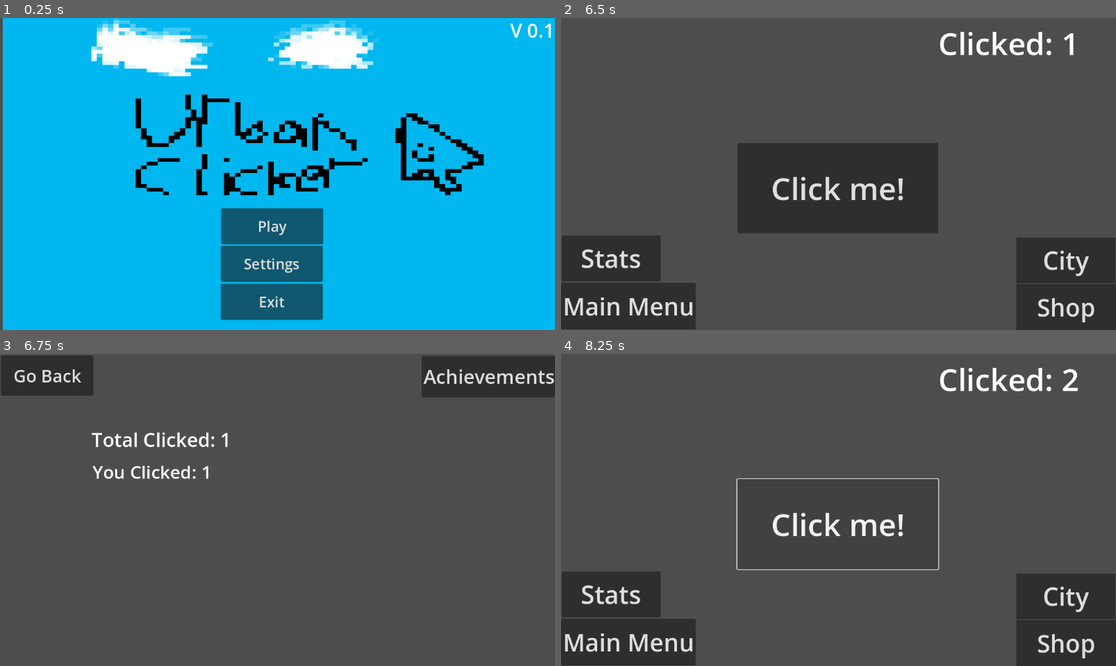
Above: before the commit, frames 1-4 (two rows, left to right).
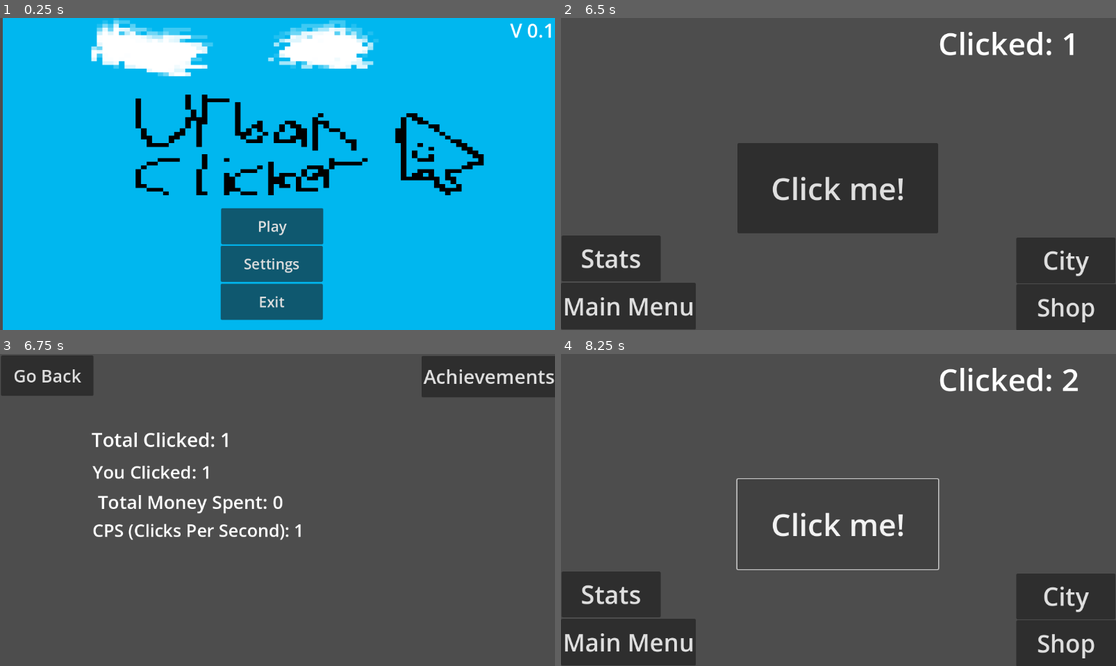
Above: after the commit, the same moments.

Repository: NotTacos2/interface-clicker
Game: Godot game, scene res://mainmenu.tscn
Two runs of this game, one before a commit and one after it. Both use one fixed random seed, a clock stepped at 60 frames per second and the inputs below.
Inputs:
- Up to frame 1 (0.25 s): no input
- Up to frame 2 (6.5 s): click "Settings" at 0.5 s; click "Reset Save" at 1.25 s; click "Play" at 2 s; click "Click me!" at 2.75 s; click "Shop" at 3.5 s; click "Go Back" at 4.25 s; click "City" at 5 s; click "Go Back" at 5.75 s
- Up to frame 3 (6.75 s): click "Stats" at 6.5 s
- Up to frame 4 (8.25 s): click "Go Back" at 7.25 s; click "Click me!" at 8 s

Frames 1-2 are identical in both runs. In frame 3, 1.2% of the frame differs, in the area x 16-55%, y 45-60%; in frame 4, nothing differs.

Commit message:
recording src

Diff:
--- a/cities.gd
+++ b/cities.gd
@@ -6,6 +6,7 @@
 var gain = 0
 var loss = 0
 var amount = 0
+var stock = 0
 
 # Called when the node enters the scene tree for the first time.
 func _ready() -> void:
@@ -20,6 +21,7 @@
 		profit = config.get_value("player", "profit")
 		gain = config.get_value("player", "profittotal")
 		loss = config.get_value("player", "profitloss")
+		stock = config.get_value("player", "stock")
 	$Label2.text = "Buildings profit: " + str(profit);
 	if city == 1:
 		$Label.visible = false
@@ -28,15 +30,20 @@
 		$Button.visible = true
 		$Button.pressed.connect(_collectmoney)
 		$Timer.timeout.connect(_giveprofit)
+	if stock == 1:
+		$Stock.visible = true
 
 func _goback():
 	get_tree().change_scene_to_file("res://control.tscn")
 
 func _giveprofit():
 	var random_float = randf()
-	if random_float < 0.9:
+	if random_float < 0.99:
 		profit += 1
 		gain += 1
+		if stock == 1:
+			profit += 1
+			gain += 1
 	elif random_float < 0.95:
 		profit -= 2
 		loss += 2
--- a/citymanage.gd
+++ b/citymanage.gd
@@ -3,6 +3,7 @@
 var config = ConfigFile.new()
 var city = 0
 var amount = 0
+var spent = 0
 
 # Called when the node enters the scene tree for the first time.
 func _ready() -> void:
@@ -10,11 +11,15 @@
 	if save == OK:
 		city = config.get_value("player", "city")
 		amount = config.get_value("player", "score")
+		spent = config.get_value("player", "totalspent")
+
+	$Label2.text = "Clicked: " + str(amount)
 	$Button.pressed.connect(_goback)
 	$Button2.pressed.connect(_sellbuilding)
 	$Button3.visible = false
 	if city == 1:
 		$Button3.visible = true
+		$Button3.pressed.connect(_buystock)
 
 func _goback():
 	get_tree().change_scene_to_file("res://shop.tscn")
@@ -33,7 +38,9 @@
 		$Button4.text = "You don't have any money to buy this"
 		return
 	amount -= 100
+	spent += 100
 	config.set_value("player", "score", amount)
-	config.set_value("player", "city", 2)
+	config.set_value("player", "totalspent", spent)
+	config.set_value("player", "stock", 1)
 	config.save("user://clicker.cfg")
-	$Label2.text = "Clicks: " + str(amount)
+	$Label2.text = "Clicked: " + str(amount)
--- a/control.gd
+++ b/control.gd
@@ -5,6 +5,7 @@
 var item = 0
 var robot = 0
 var clicked = 0
+var cps = 0
 var onetime = false
 
 # Called when the node enters the scene tree for the first time.
@@ -23,7 +24,6 @@
 		totalamount = config.get_value("player", "totalscore")
 		clicked = config.get_value("player", "clicked")
 		onetime = config.get_value("player", "onetime")
-
 
 	if robot == 1:
 		$Timer.timeout.connect(_addpointforrobot)
@@ -53,16 +53,21 @@
 	amount += 1
 	totalamount += 1
 	clicked += 1
+	cps += 1
 	if item == 1:
 		amount += 1
 		totalamount += 1
 	if item == 2:
 		amount += 2
 		totalamount += 2
+	if $Timer2.timeout:
+		cps += 0
+		print("work")
 	$Label2.text = "Clicked: " + str(amount);
 	config.set_value("player", "score", amount)
 	config.set_value("player", "totalscore", totalamount)
 	config.set_value("player", "clicked", clicked)
+	config.set_value("player", "cps", cps)
 	if clicked >= 30:
 		if onetime == false: # IDK HOW ELSE TO FIX IT
 			config.set_value("player", "1000achievement", true)
--- a/control.tscn
+++ b/control.tscn
@@ -75,3 +75,6 @@
 offset_bottom = 140.0
 theme_override_font_sizes/font_size = 20
 text = "You have unlocked a new achievement."
+
+[node name="Timer2" type="Timer" parent="."]
+autostart = true
--- a/settings.gd
+++ b/settings.gd
@@ -18,6 +18,8 @@
 	config.set_value("player", "profit", 0)
 	config.set_value("player", "totalscore", 0)
 	config.set_value("player", "totalspent", 0)
+	config.set_value("player", "cps", 0)
+	config.set_value("player", "stock", 0)
 	config.set_value("player", "clicked", 0)
 	config.set_value("player", "profittotal", 0)
 	config.set_value("player", "profitloss", 0)
--- a/shop.gd
+++ b/shop.gd
@@ -5,6 +5,8 @@
 var item = 0
 var robot = 0
 var city = 0
+var spent = 0
+var stock = 0
 
 # Called when the node enters the scene tree for the first time.
 func _ready() -> void:
@@ -14,13 +16,15 @@
 		item = config.get_value("player", "golditem")
 		robot = config.get_value("player", "robot")
 		city = config.get_value("player", "city")
+		spent = config.get_value("player", "totalspent")
+		stock = config.get_value("player", "stock")
 	if item >= 1:
 		$Button2.text = "Golden Clicker V2
 		                 (40 Clicks)"
 	if robot >= 1:
 		$Button3.text = "Upgrade Robot
 		                 (60 Clicks)"
-	if city >= 1:
+	if city == 1 || stock == 1:
 		$Button4.text = "Manage Buildings"
 	$Button.pressed.connect(_goback)
 	$Button2.pressed.connect(_buygolden)
@@ -50,9 +54,12 @@
 		return
 	if item == 1:
 		amount -= 40
+		spent += 40
 	else:
 		amount -= 20
+		spent += 20
 	config.set_value("player", "score", amount)
+	config.set_value("player", "totalspent", spent)
 	if item == 1:
 		config.set_value("player", "golditem", 2)
 	else:
@@ -74,6 +81,8 @@
 		$Button4.text = "You already have this"
 		return
 	amount -= 60
+	spent += 60
+	config.set_value("player", "totalspent", spent)
 	config.set_value("player", "score", amount)
 	config.set_value("player", "city", 1)
 	config.save("user://clicker.cfg")
@@ -98,9 +107,12 @@
 		return
 	if robot == 1:
 		amount -= 60
+		spent += 60
 	else:
 		amount -= 40
+		spent += 40
 	config.set_value("player", "score", amount)
+	config.set_value("player", "totalspent", spent)
 	if item == 1:
 		config.set_value("player", "robot", 2)
 	else:
--- a/stats.gd
+++ b/stats.gd
@@ -6,6 +6,8 @@
 var gain = 0
 var loss = 0
 var city = 0
+var spent = 0
+var cps = 0
 
 # Called when the node enters the scene tree for the first time.
 func _ready() -> void:
@@ -17,10 +19,14 @@
 		clicked = config.get_value("player", "clicked")
 		gain = config.get_value("player", "profittotal")
 		loss = config.get_value("player", "profitloss")
+		spent = config.get_value("player", "totalspent")
 		city = config.get_value("player", "city")
+		cps = config.get_value("player", "cps")
 
 	$Label.text = "Total Clicked: " + str(total)
 	$Label2.text = "You Clicked: " + str(clicked)
+	$Label5.text = "Total Money Spent: " + str(spent)
+	$Label6.text = "CPS (Clicks Per Second): " + str(cps)
 	$Label3.visible = false
 	$Label4.visible = false
 	if city == 1:
--- a/stats.tscn
+++ b/stats.tscn
@@ -40,19 +40,19 @@
 
 [node name="Label3" type="Label" parent="."]
 layout_mode = 0
-offset_left = 186.0
-offset_top = 299.0
-offset_right = 994.0
-offset_bottom = 367.0
+offset_left = 183.0
+offset_top = 399.0
+offset_right = 991.0
+offset_bottom = 467.0
 theme_override_font_sizes/font_size = 40
 text = "Buildings Profit Earned:"
 
 [node name="Label4" type="Label" parent="."]
 layout_mode = 0
-offset_left = 189.0
-offset_top = 363.0
-offset_right = 1016.0
-offset_bottom = 435.0
+offset_left = 184.0
+offset_top = 455.0
+offset_right = 1011.0
+offset_bottom = 527.0
 theme_override_font_sizes/font_size = 44
 text = "Buildings Profit Lost:"
 
@@ -64,3 +64,21 @@
 offset_bottom = 90.0
 theme_override_font_sizes/font_size = 40
 text = "Achievements"
+
+[node name="Label5" type="Label" parent="."]
+layout_mode = 0
+offset_left = 203.0
+offset_top = 281.0
+offset_right = 921.0
+offset_bottom = 345.0
+theme_override_font_sizes/font_size = 38
+text = "Total Money Spent:"
+
+[node name="Label6" type="Label" parent="."]
+layout_mode = 0
+offset_left = 192.0
+offset_top = 341.0
+offset_right = 1048.0
+offset_bottom = 402.0
+theme_override_font_sizes/font_size = 36
+text = "CPS (Clicks Per Second):"
